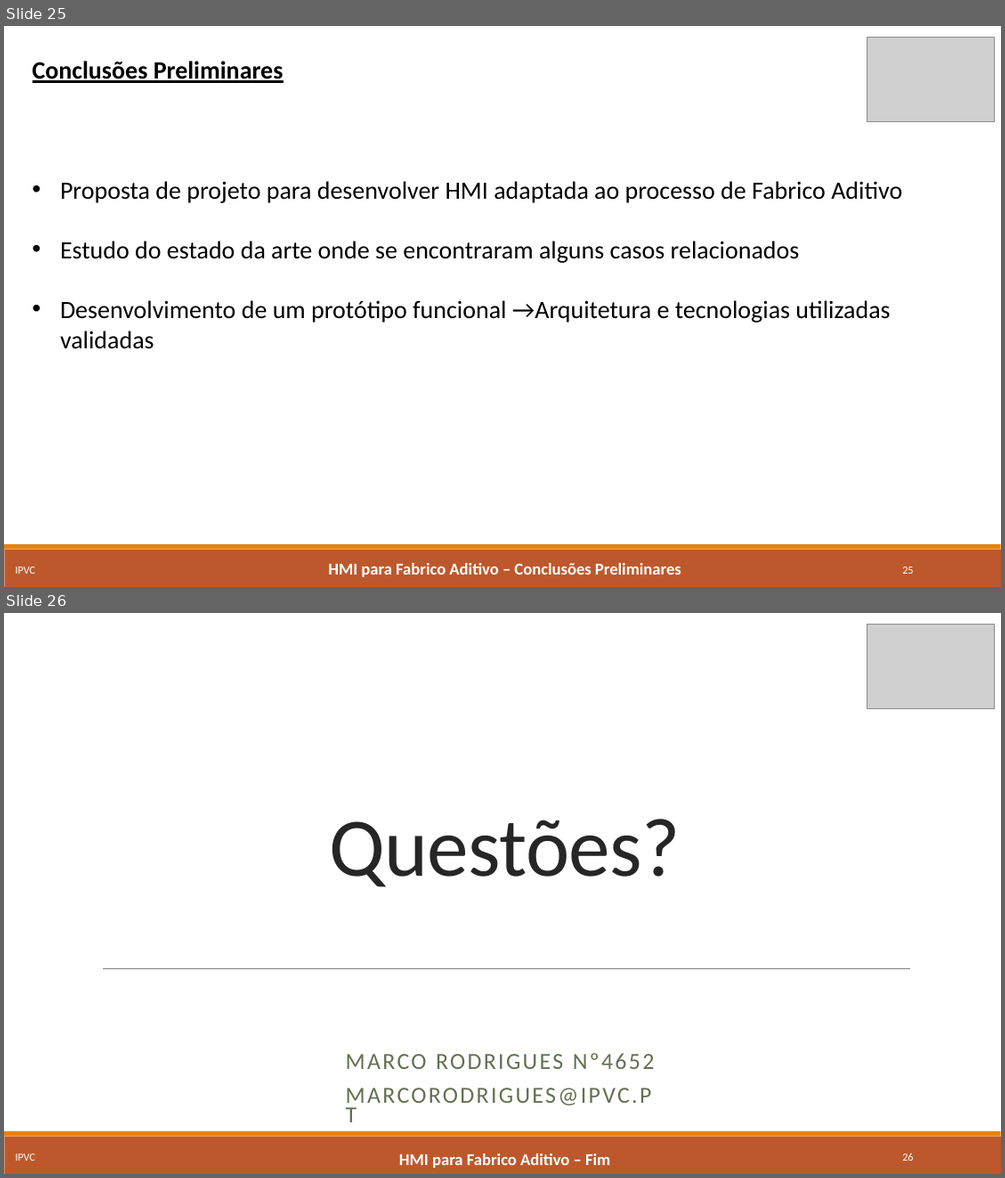
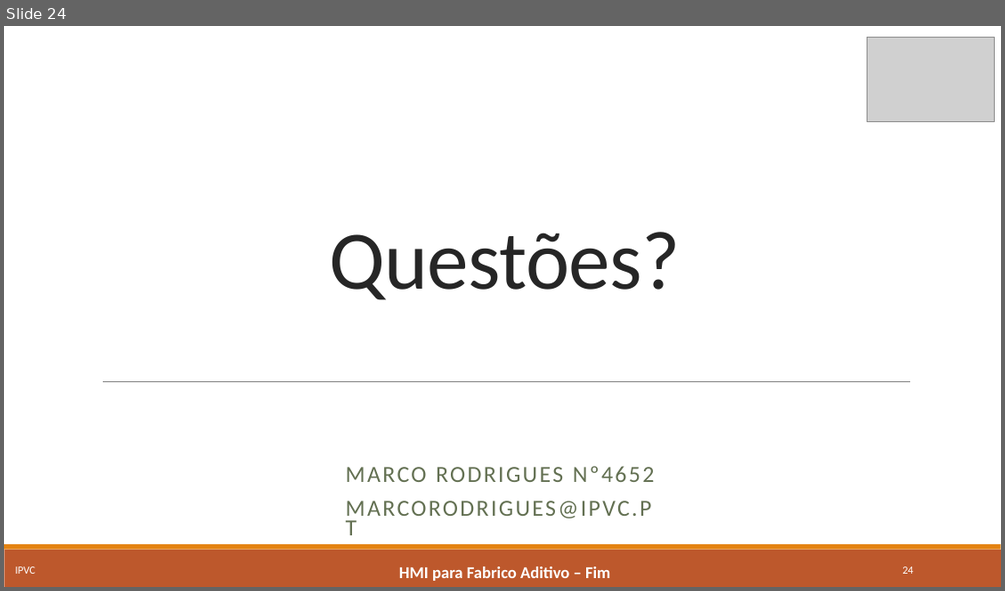
Before and after one commit to marcorlsrodrigues/projeto, a slide deck: Apresentacao_Final_MarcoRodrigues4652.pptx. Shown one above the other, each under a label of ours: slides 25 and 26 before the commit, slide 24 after it. The pictures are 1005x1178 and 1005x591 pixels, drawn with LibreOffice and Linux fonts; fonts in the diff are those of the drawing; grey boxes stand for pictures. Boxes give left, top, right and bottom in pixels: in the first picture for what was removed or moved away, otherwise in the second. Text is boxed around its words. In the diff, an @@ line names an element or a change of style, - is before the commit and + after.

```diff
--- a/Apresentacao_Final_MarcoRodrigues4652.pptx
+++ b/Apresentacao_Final_MarcoRodrigues4652.pptx
@@ slide 25 removed at (4,26,1001,587), background #FFFFFF; not listed: 2 template elements that a slide beside it also shows @@
@@ picture removed at (867,37,994,122) @@
@@ text removed at (32,61,902,349) @@
-Conclusões Preliminares
-• Proposta de projeto para desenvolver HMI adaptada ao processo de Fabrico Aditivo
-• Estudo do estado da arte onde se encontraram alguns casos relacionados
-• Desenvolvimento de um protótipo funcional →Arquitetura e tecnologias utilizadas validadas
@@ text removed at (16,566,36,573) @@
-IPVC
@@ text removed at (328,563,681,577) @@
-HMI para Fabrico Aditivo – Conclusões Preliminares
@@ page number removed at (902,566,913,573) @@
-25
@@ what was slide 26 is now slide 24 @@
@@ page number at (902,566,913,573): text changed @@
-26
+24
```
Also in this commit, not shown: 5 slides changed, 1 other slide removed.
